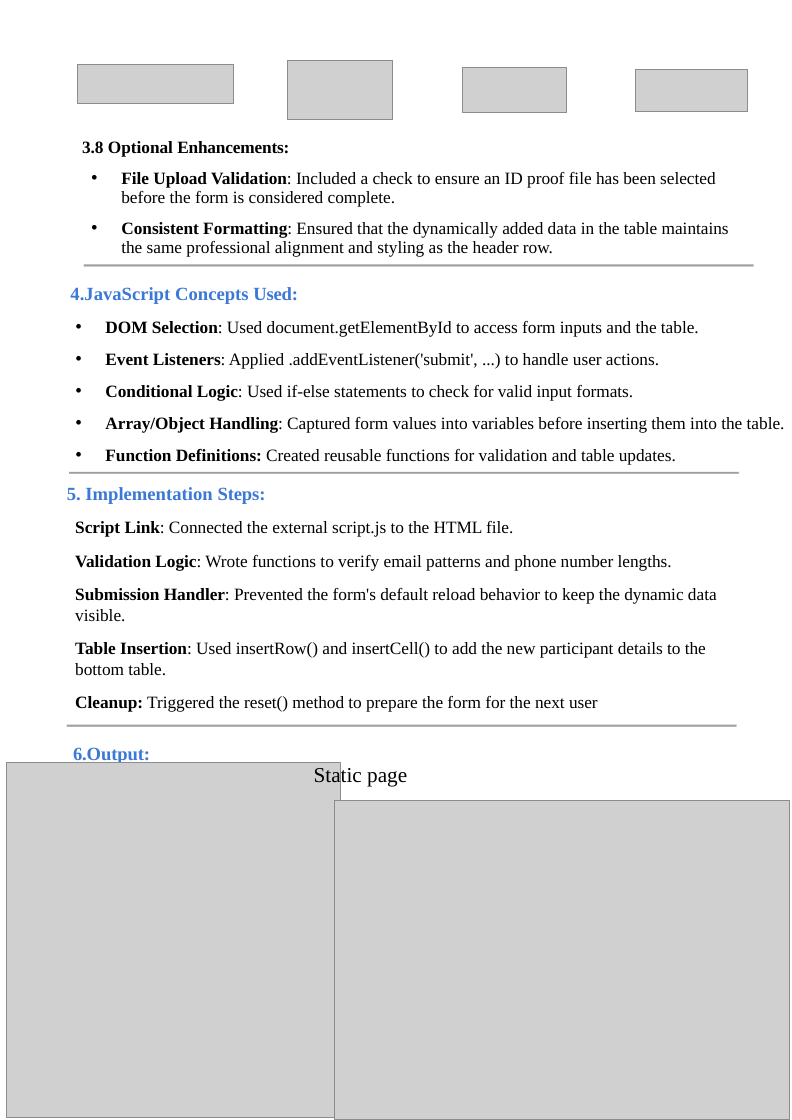
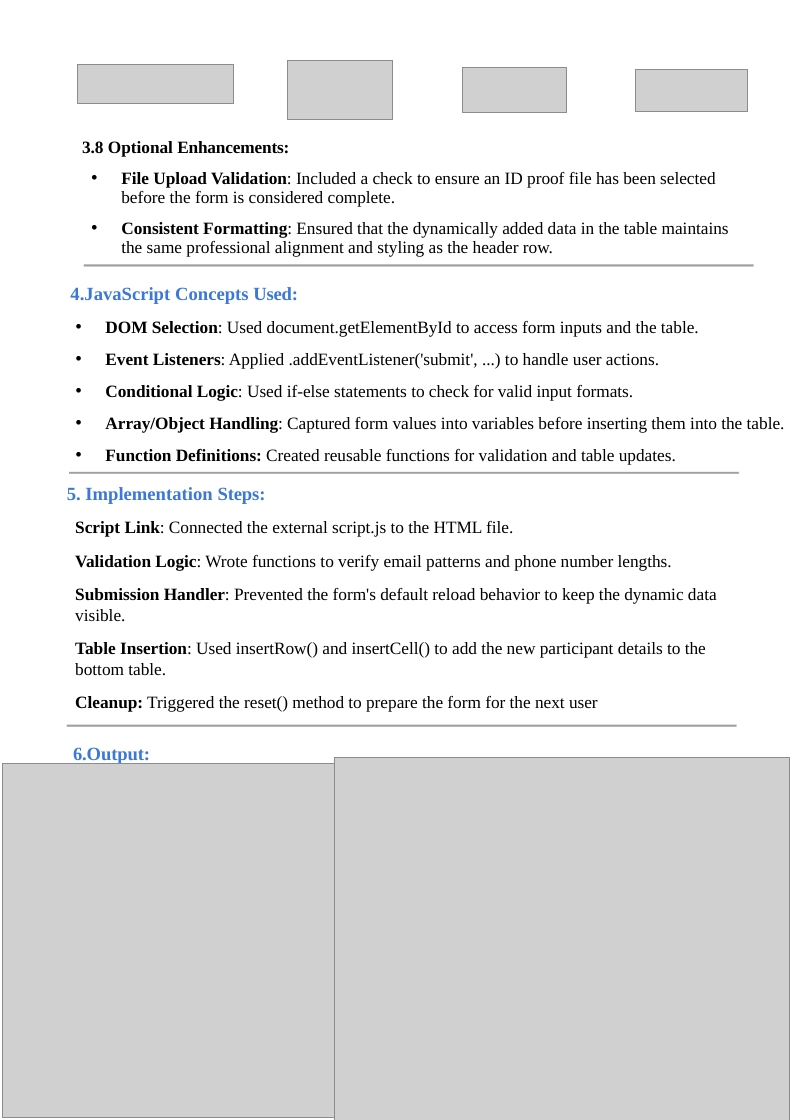
Before and after one commit to mr-heain/event-registration, a slide deck: slide 3 of ppt/FE Assignment Template-3.pptx. Drawn at 792x1120 pixels with LibreOffice and Linux fonts; fonts in the diff are those of the drawing; grey boxes stand for pictures. Boxes give left, top, right and bottom in pixels: in the first picture for what was removed or moved away, otherwise in the second. Text is boxed around its words. In the diff, an @@ line names an element or a change of style, - is before the commit and + after.

```diff
--- a/ppt/FE Assignment Template-3.pptx
+++ b/ppt/FE Assignment Template-3.pptx
@@ picture: place and size @@
-picture at [6, 762, 340, 1116]
+picture at [3, 762, 359, 1116]
@@ text removed at [314, 766, 407, 788] @@
-Static page
@@ picture: place and size @@
-picture at [334, 800, 789, 1118]
+picture at [334, 757, 789, 1120]
```
Also in this commit, not shown: 1 other file.
